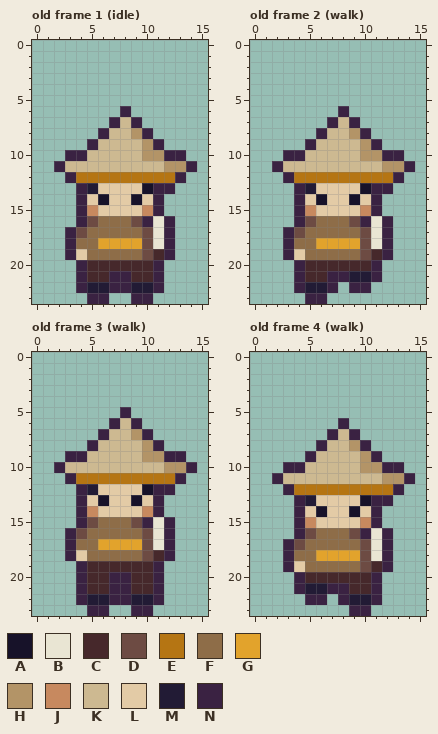
Two states of a pixel-art file, art/bodies/unorthodox.aseprite. The picture above was drawn from the file before the commit.
16x24 pixels, 68 frames. Shown: old frame 1 (idle), old frame 2 (walk), old frame 3 (walk), old frame 4 (walk). The commit also changed other frames, which this record leaves out.
Palette (. is transparent): A #171229  B #e9e5d3  C #46282b  D #6d4b43  E #b57513  F #8e6d48  G #e2a32c  H #b39467  J #c7895f  K #cdb991  L #e3cba6  M #221b35  N #3a2242
Pixels before, old frame 1 (idle), first column x 2:
 6 ......N......
 7 .....NKN.....
 8 ....NKKHN....
 9 ...NKKKKHN...
10 .NNKKKKKHHNN.
11 NKKKKKKKKKHHN
12 .NEEEEEEEEEN.
13 ..NMLLLLANN..
14 ..NLALLALN...
15 ..NJLLLLJN...
16 ..NDFFFDNBN..
17 .NDFFFFFDBN..
18 .NFFGGGGDBN..
19 .NLFFFFFDCN..
20 ..NCCCCCCN...
21 ..NCCNNCCN...
22 ..NMMNNMMN...
23 ...NN..NN....
Pixels before, old frame 2 (walk), first column x 2:
 6 ......N......
 7 .....NKN.....
 8 ....NKKHN....
 9 ...NKKKKHN...
10 .NNKKKKKHHNN.
11 NKKKKKKKKKHHN
12 .NEEEEEEEEEN.
13 ..NMLLLLANN..
14 ..NLALLALN...
15 ..NJLLLLJN...
16 ..NDFFFDNBN..
17 .NDFFFFFDBN..
18 .NFFGGGGDBN..
19 .NLFFFFFDCN..
20 ..NCCCCCCN...
21 ..NCCNNMMN...
22 ..NMMN.NN....
23 ...NN........
Pixels before, old frame 3 (walk), first column x 2:
 5 ......N......
 6 .....NKN.....
 7 ....NKKHN....
 8 ...NKKKKHN...
 9 .NNKKKKKHHNN.
10 NKKKKKKKKKHHN
11 .NEEEEEEEEEN.
12 ..NMLLLLANN..
13 ..NLALLALN...
14 ..NJLLLLJN...
15 ..NDFFFDNBN..
16 .NDFFFFFDBN..
17 .NFFGGGGDBN..
18 .NLFFFFFDCN..
19 ..NCCCCCCN...
20 ..NCCNNCCN...
21 ..NCCNNCCN...
22 ..NMMNNMMN...
23 ...NN..NN....
Pixels before, old frame 4 (walk), first column x 2:
 6 ......N......
 7 .....NKN.....
 8 ....NKKHN....
 9 ...NKKKKHN...
10 .NNKKKKKHHNN.
11 NKKKKKKKKKHHN
12 .NEEEEEEEEEN.
13 ..NMLLLLANN..
14 ..NLALLALN...
15 ..NJLLLLJN...
16 ..NDFFFDNBN..
17 .NDFFFFFDBN..
18 .NFFGGGGDBN..
19 .NLFFFFFDCN..
20 ..NCCCCCCN...
21 ..NMMNNCCN...
22 ...NN.NMMN...
23 .......NN....
The same view after the edit:
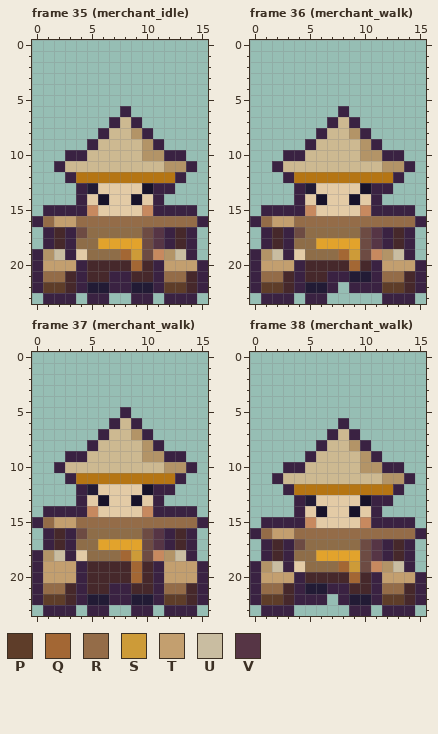
Colours new in this view: P #5e3d29  Q #a36734  R #946c48  S #cd9b38  T #c39f6f  U #c9bda1  V #563545
A new or re-ordered frame is compared with the old frame closest to it.
Diff:
frames 68 -> 166
Frame 35 (merchant_idle) is new; against old frame 1 (idle):
y 15: x 1..3 ... -> NNN; x 12..14 ... -> NNN
y 16: x 0..15 ....NDFFFDNBN... -> NRTTRRRRRRRRRRRN
y 17..18: x 1..2 .. -> NC; x 11 B -> V; x 13..14 .. -> CN
y 19: x 0..2 ... -> NHU; x 8..9 FF -> QS; x 11..14 CN.. -> JHUN
y 20: x 0..3 .... -> NTTT; x 9 C -> Q; x 12..15 .... -> TTTN
y 21: x 0..3 .... -> NRRC; x 12..15 .... -> RRCN
y 22: x 0..3 .... -> NPPC; x 12..15 .... -> PPCN
y 23: x 1..3 ... -> NNN; x 12..14 ... -> NNN
Frame 36 (merchant_walk) is new; against old frame 2 (walk):
y 15: x 1..3 ... -> NNN; x 12..14 ... -> NNN
y 16: x 0..15 ....NDFFFDNBN... -> NRTTRRRRRRRRRRRN
y 17..18: x 1..2 .. -> NC; x 11 B -> V; x 13..14 .. -> CN
y 19: x 0..2 ... -> NHU; x 8..9 FF -> QS; x 11..14 CN.. -> JHUN
y 20: x 0..3 .... -> NTTT; x 9 C -> Q; x 12..15 .... -> TTTN
y 21: x 0..3 .... -> NRRC; x 12..15 .... -> RRCN
y 22: x 0..3 .... -> NPPC; x 11..15 ..... -> NPPCN
y 23: x 1..3 ... -> NNN; x 12..14 ... -> NNN
Frame 37 (merchant_walk) is new; against old frame 3 (walk):
y 14: x 1..3 ... -> NNN; x 12..14 ... -> NNN
y 15: x 0..15 ....NDFFFDNBN... -> NRTTRRRRRRRRRRRN
y 16..17: x 1..2 .. -> NC; x 11 B -> V; x 13..14 .. -> CN
y 18: x 0..2 ... -> NHU; x 8..9 FF -> QS; x 11..14 CN.. -> JHUN
y 19: x 0..3 .... -> NTTT; x 9 C -> Q; x 12..15 .... -> TTTN
y 20: x 0..3 .... -> NTTT; x 7..9 NNC -> CCQ; x 12..15 .... -> TTTN
y 21: x 0..3 .... -> NRRC; x 12..15 .... -> RRCN
y 22: x 0..3 .... -> NPPC; x 12..15 .... -> PPCN
y 23: x 1..3 ... -> NNN; x 12..14 ... -> NNN
Frame 38 (merchant_walk) is new; against old frame 4 (walk):
y 15: x 1..3 ... -> NNN; x 12..14 ... -> NNN
y 16: x 0..15 ....NDFFFDNBN... -> NRTTRRRRRRRRRRRN
y 17..18: x 1..2 .. -> NC; x 11 B -> V; x 13..14 .. -> CN
y 19: x 0..2 ... -> NHU; x 8..9 FF -> QS; x 11..14 CN.. -> JHUN
y 20: x 0..3 .... -> NTTT; x 9 C -> Q; x 12..15 .... -> TTTN
y 21: x 0..3 .... -> NRRC; x 12..15 .... -> RRCN
y 22: x 0..4 ..... -> NPPCN; x 12..15 .... -> PPCN
y 23: x 1..3 ... -> NNN; x 12..14 ... -> NNN
